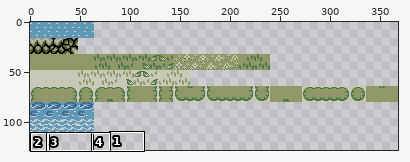
File history of a sprite sheet, GUI/sprites/map.png. The first picture is a wide view before the edit; the outline marks the close-up.
Close-up. Old version:
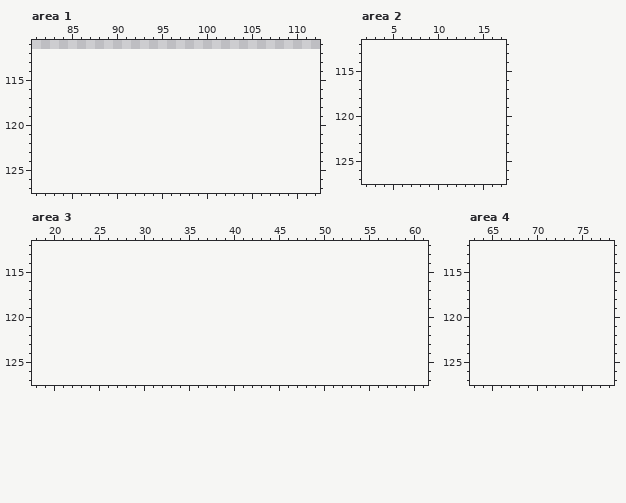
The file is 368x112 pixels. Shown: area 1: x 81..112, y 111..127; area 2: x 2..17, y 112..127; area 3: x 18..61, y 112..127; area 4: x 63..78, y 112..127. The old version is drawn lined up with the new one, on the new canvas.
The same view after the edit:
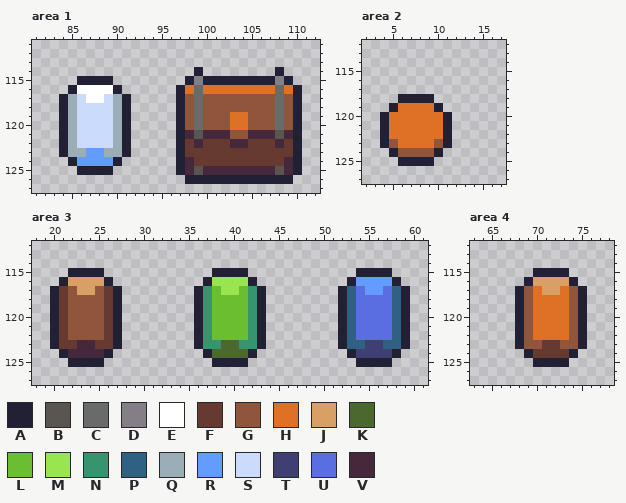
Palette (. is transparent): A #222034  B #595652  C #696a6a  D #847e87  E #ffffff  F #663931  G #8f563b  H #df7126  J #d9a066  K #4b692f  L #6abe30  M #99e550  N #37946e  P #306082  Q #9badb7  R #639bff  S #cbdbfc  T #3f3f74  U #5b6ee1  V #45283c
The exact change:
canvas 368x112 -> 368x128
Changed rows in their new state; - is an unchanged pixel.
Area 1:
first column x 84:
114 ---------------A--------A--
115 --AAAA--------ADAAAAAAAADA-
116 -AEEEEA------AHCHHHHHHHHCHA
117 AQSEESQA-----AGCGGGGGGGGCGA
118 AQSSSSQA-----AGCGGGGGGGGCGA
119 AQSSSSQA-----AGCGGGHHGGGCGA
120 AQSSSSQA-----AGCGGGHHGGGCGA
121 AQSSSSQA-----AVBVVVGGVVVBVA
122 AQSSSSQA-----AFVFFFVVFFFVFA
123 AQQRRQQA-----AFFFFFFFFFFFFA
124 -ARRRRA------AVFFFFFFFFFFVA
125 --AAAA-------AVBVVVVVVVVBVA
126 --------------AAAAAAAAAAAA-
Area 2:
first column x 4:
118 --AAAA--
119 -AHHHHA-
120 AHHHHHHA
121 AHHHHHHA
122 AHHHHHHA
123 AGHHHHGA
124 -AGGGGA-
125 --AAAA--
Area 3:
first column x 20:
115 --AAAA------------AAAA------------AAAA--
116 -AJJJJA----------AMMMMA----------ARRRRA-
117 AFGJJGFA--------ANLMMLNA--------APURRUPA
118 AFGGGGFA--------ANLLLLNA--------APUUUUPA
119 AFGGGGFA--------ANLLLLNA--------APUUUUPA
120 AFGGGGFA--------ANLLLLNA--------APUUUUPA
121 AFGGGGFA--------ANLLLLNA--------APUUUUPA
122 AFGGGGFA--------ANLLLLNA--------APUUUUPA
123 AFFVVFFA--------ANNKKNNA--------APPTTPPA
124 -AVVVVA----------AKKKKA----------ATTTTA-
125 --AAAA------------AAAA------------AAAA--
Area 4:
first column x 68:
115 --AAAA--
116 -AJJJJA-
117 AGHJJHGA
118 AGHHHHGA
119 AGHHHHGA
120 AGHHHHGA
121 AGHHHHGA
122 AGHHHHGA
123 AGGFFGGA
124 -AFFFFA-
125 --AAAA--
Pixel boxes of the changes (left, top, right, bottom) in both close-ups:
added: (176, 67, 302, 184)
added: (59, 76, 131, 175)
added: (380, 94, 452, 166)
added: (50, 268, 122, 367)
added: (194, 268, 266, 367)
added: (338, 268, 410, 367)
added: (515, 268, 587, 367)
